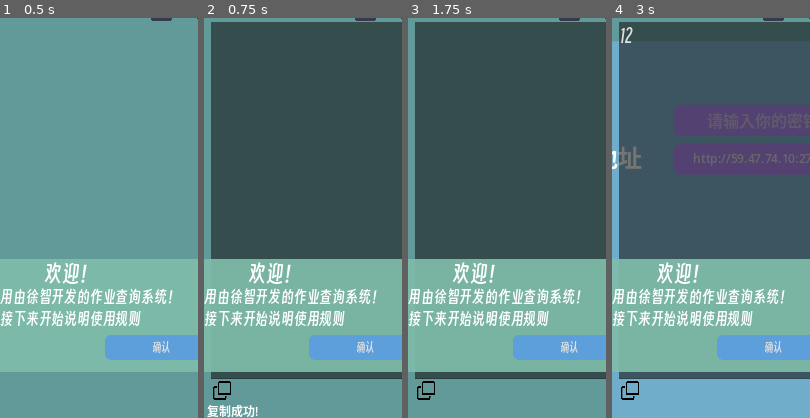
Above: before the commit, frames 1-4 (left to right).
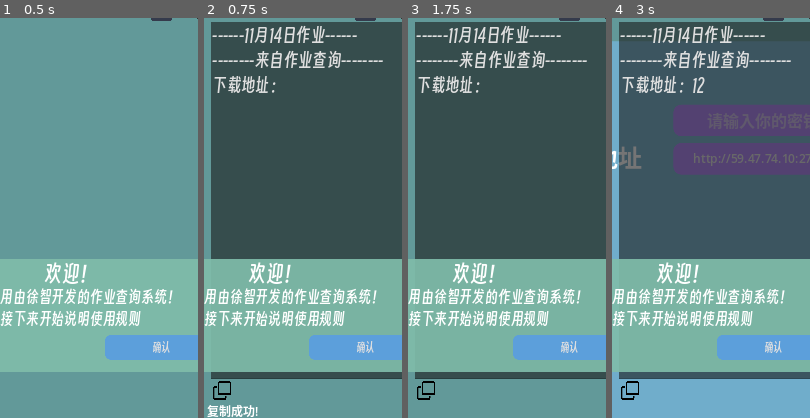
Above: after the commit, the same moments.

Repository: xingguix/HomeworkTracker
Game: Godot game, scene res://UI/mainUI.tscn
Two runs of this game, one before a commit and one after it. Both use one fixed random seed, a clock stepped at 60 frames per second and the inputs below.
Inputs (mouse positions are % of the whole screen's width and height, from its top left):
- Up to frame 1 (0.5 s): no input
- Up to frame 2 (0.75 s): click (71, 3) at 0.5 s
- Up to frame 3 (1.75 s): click (93, 3) at 1.25 s
- Up to frame 4 (3 s): click (83, 3) at 2 s; click (69, 18) at 2.77 s; type "12" at 2.85 s
The pictures show only the part of the screen within x 31-81%, y 5-55%; the shares and areas given below are measured in that part.

Frame 1 is identical in both runs. In frame 2, 2.8% of the frame differs, in the area x 4-91%, y 2-19%; in frame 3, 2.8%; in frame 4, 3.1%.
Error before the commit: Cannot call method 'get_children' on a null value. (res://UI/PrintButton.gd:13)

Commit message:
修复打印按钮

Diff:
--- a/UI/mainUI.tscn
+++ b/UI/mainUI.tscn
@@ -169,7 +169,7 @@
 stretch_mode = 0
 script = ExtResource("11_i2qbw")
 
-[node name="PrintButton" type="TextureButton" parent="TopBar" node_paths=PackedStringArray("textedit", "panel", "copy_button")]
+[node name="PrintButton" type="TextureButton" parent="TopBar" node_paths=PackedStringArray("main", "textedit", "panel", "copy_button")]
 modulate = Color(0.577333, 0.646497, 0.743603, 1)
 layout_mode = 1
 anchors_preset = -1
@@ -186,6 +186,7 @@
 ignore_texture_size = true
 stretch_mode = 0
 script = ExtResource("27_2t3r6")
+main = NodePath("../../Panel/VBoxContainer/ScrollContainer/整体")
 textedit = NodePath("../../Printer/TextEdit")
 panel = NodePath("../../Printer")
 copy_button = NodePath("../../Printer/CopyButton")
